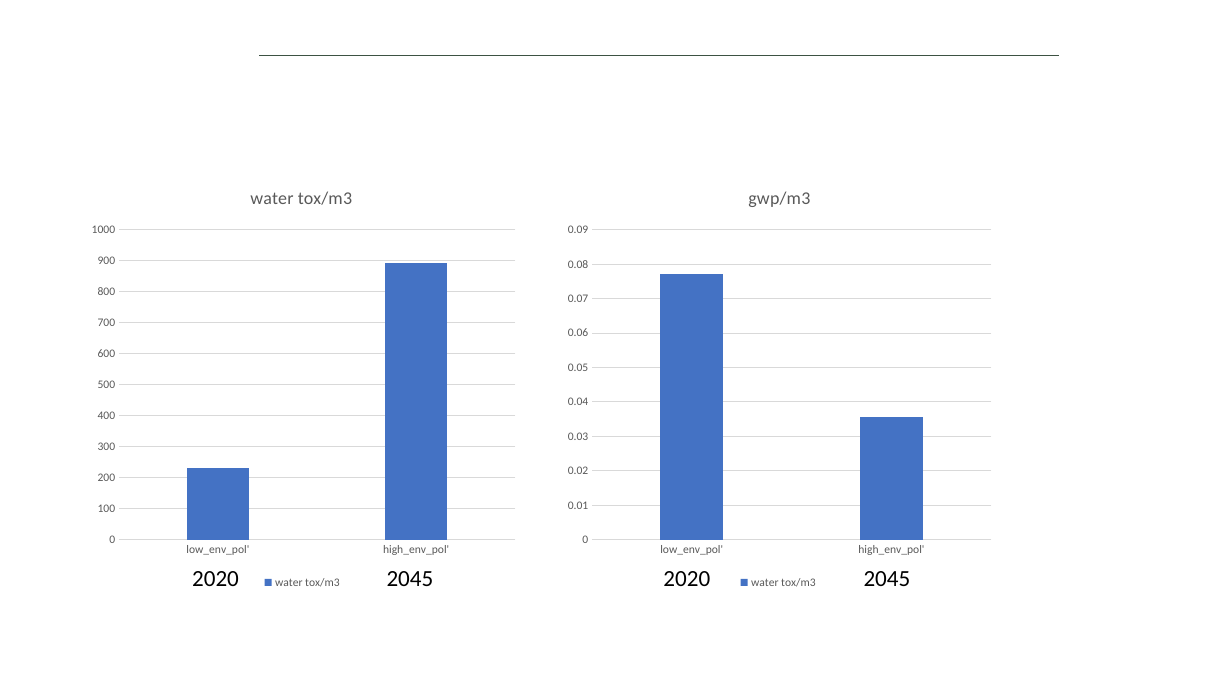
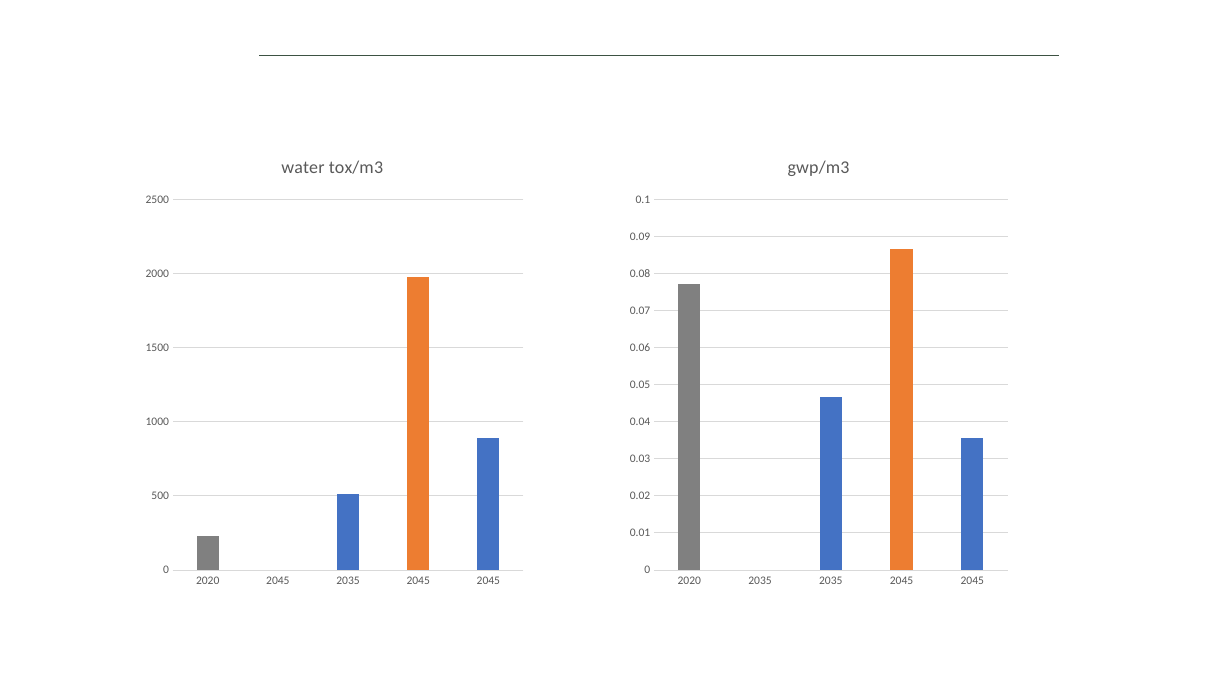
Before and after one commit to isabelapi/PAW_MFA_LCA_2025, a slide deck: slide 19 of presentation/dds_autumn_school_2025_paw_presentation_14-11-2025.pptx. Drawn at 1232x693 pixels with LibreOffice and Linux fonts; fonts in the diff are those of the drawing; background and template pictures are left out. Boxes give left, top, right and bottom in pixels: in the first picture for what was removed or moved away, otherwise in the second. Text is boxed around its words. In the diff, an @@ line names an element or a change of style, - is before the commit and + after.

Commit message:
presentation update

```diff
--- a/presentation/dds_autumn_school_2025_paw_presentation_14-11-2025.pptx
+++ b/presentation/dds_autumn_school_2025_paw_presentation_14-11-2025.pptx
@@ column chart at (138, 137, 531, 597) @@
-categories: low_env_pol', high_env_pol'
+categories: 2020, 2045, 2035, 2045, 2045
-water tox/m3 : 230, 890
+water tox/m3 : 230, -, 510, 1970, 890
@@ legend changed @@
@@ column chart: place and size @@
-column chart at (83, 168, 524, 592)
+column chart at (138, 137, 531, 597)
@@ column chart added at (622, 137, 1016, 597) @@
+title "gwp/m3 "
+categories: 2020, 2035, 2035, 2045, 2045
+Series 1: 0.077, -, 0.047, 0.087, 0.036
@@ column chart removed at (559, 168, 1000, 592) @@
-title "gwp/m3 "
-categories: low_env_pol', high_env_pol'
-water tox/m3 : 0.077, 0.036
@@ text removed at (192, 571, 239, 586) @@
-2020
@@ text removed at (387, 571, 434, 586) @@
-2045
@@ text removed at (663, 571, 710, 586) @@
-2020
@@ text removed at (864, 571, 911, 586) @@
-2045
```
